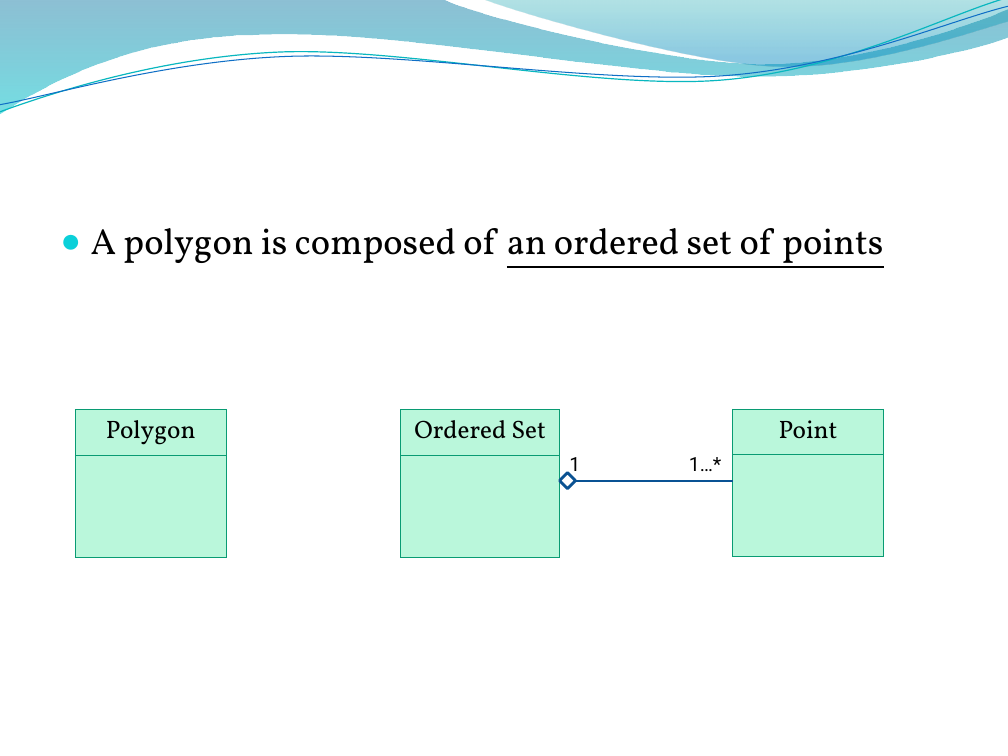
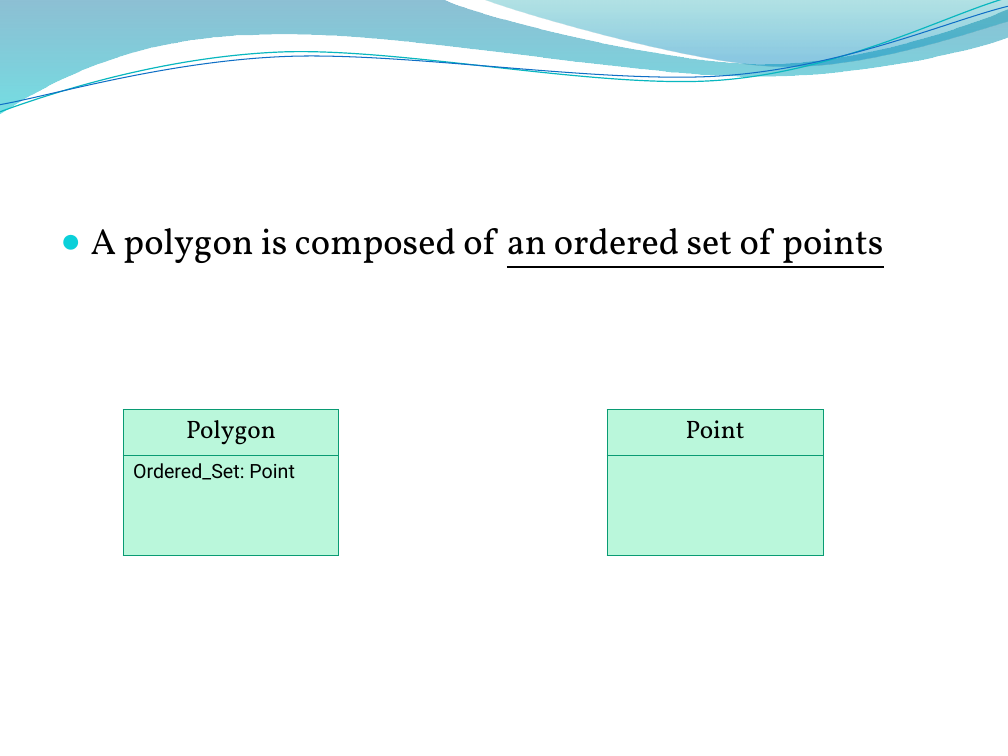
Before and after one commit to 2014-sed-team3/term-project, a slide deck: slide 3 of hw/hw0311.pptx. Drawn at 1008x756 pixels with LibreOffice and Linux fonts; fonts in the diff are those of the drawing; background and template pictures are left out. Boxes give left, top, right and bottom in pixels: in the first picture for what was removed or moved away, otherwise in the second. Text is boxed around its words. In the diff, an @@ line names an element or a change of style, - is before the commit and + after.

```diff
--- a/hw/hw0311.pptx
+++ b/hw/hw0311.pptx
@@ table at <box>123,409,339,550</box> @@
-row 2, column 1: 
+row 2, column 1: Ordered_Set: Point
@@ table: place and size @@
-table at <box>76,409,227,552</box>
+table at <box>123,409,339,550</box>
@@ table removed at <box>401,409,559,552</box>, 2 rows, 1 columns @@
-Ordered Set
-
@@ table: place and size @@
-table at <box>733,409,884,552</box>
+table at <box>607,409,823,550</box>
@@ diamond removed at <box>559,473,576,489</box> @@
@@ text removed at <box>569,457,580,477</box> @@
-1
@@ text removed at <box>689,457,722,471</box> @@
-1…*
@@ line removed from (577, 481) to (733, 481) @@
```
Also in this commit, not shown: 1 other slide changed.
